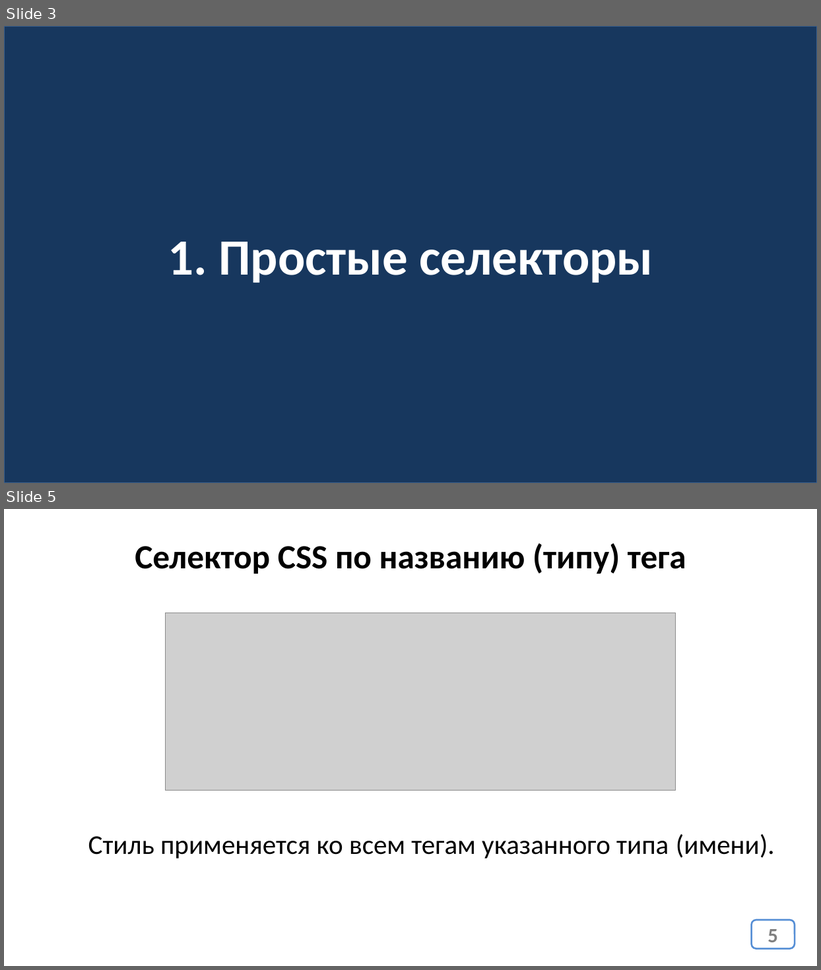
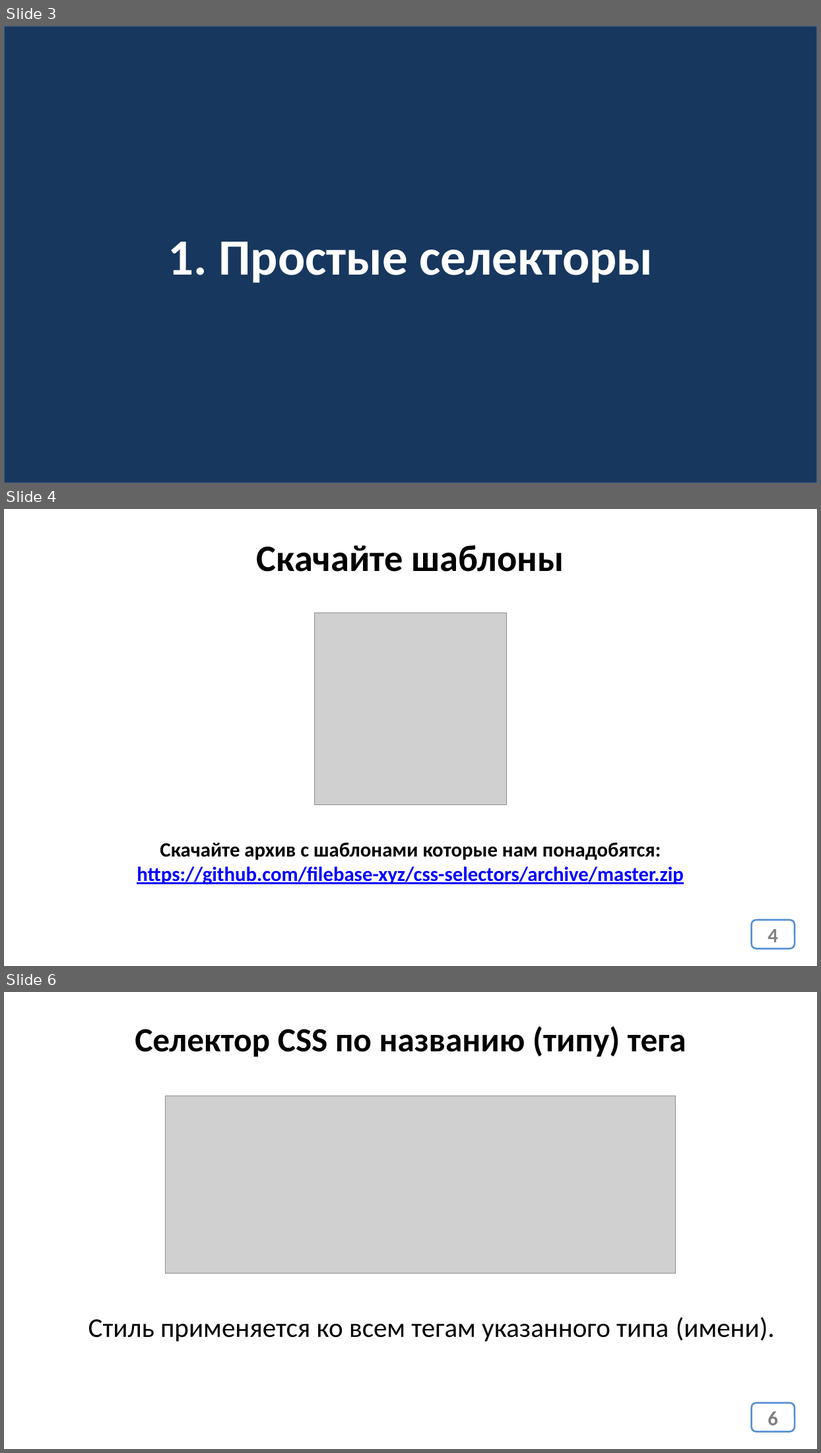
Before and after one commit to web35-ortdnipro/lesson06, a slide deck: lesson06.pptx. Shown one above the other, each under a label of ours: slides 3 and 5 before the commit, slides 3, 4 and 6 after it; the slides between them are not shown. The pictures are 821x970 and 821x1453 pixels, drawn with LibreOffice and Linux fonts; fonts in the diff are those of the drawing; grey boxes stand for pictures. Boxes give left, top, right and bottom in pixels: in the first picture for what was removed or moved away, otherwise in the second. Text is boxed around its words. In the diff, an @@ line names an element or a change of style, - is before the commit and + after.

```diff
--- a/lesson06.pptx
+++ b/lesson06.pptx
@@ slide 4 added at [4, 509, 817, 966], background #FFFFFF @@
@@ text added at [257, 545, 564, 572], 44 pt, text #000000, bold @@
+Скачайте шаблоны
@@ picture added at [314, 613, 507, 805] @@
@@ text added at [137, 842, 684, 885], 24 pt, text #0000FF, bold, underline @@
+Скачайте архив с шаблонами которые нам понадобятся:
+https://github.com/filebase-xyz/css-selectors/archive/master.zip
@@ page number added at [752, 920, 795, 949], fill #FFFFFF, outline #558ED5 2 pt, 24 pt, text #808080, bold @@
+4
@@ what was slide 5 is now slide 6 @@
@@ page number at [768, 1412, 778, 1426]: text changed @@
-5
+6
```
Also in this commit, not shown: 1 slide changed, 1 other slide added, 1 slide removed, 1 other file.
